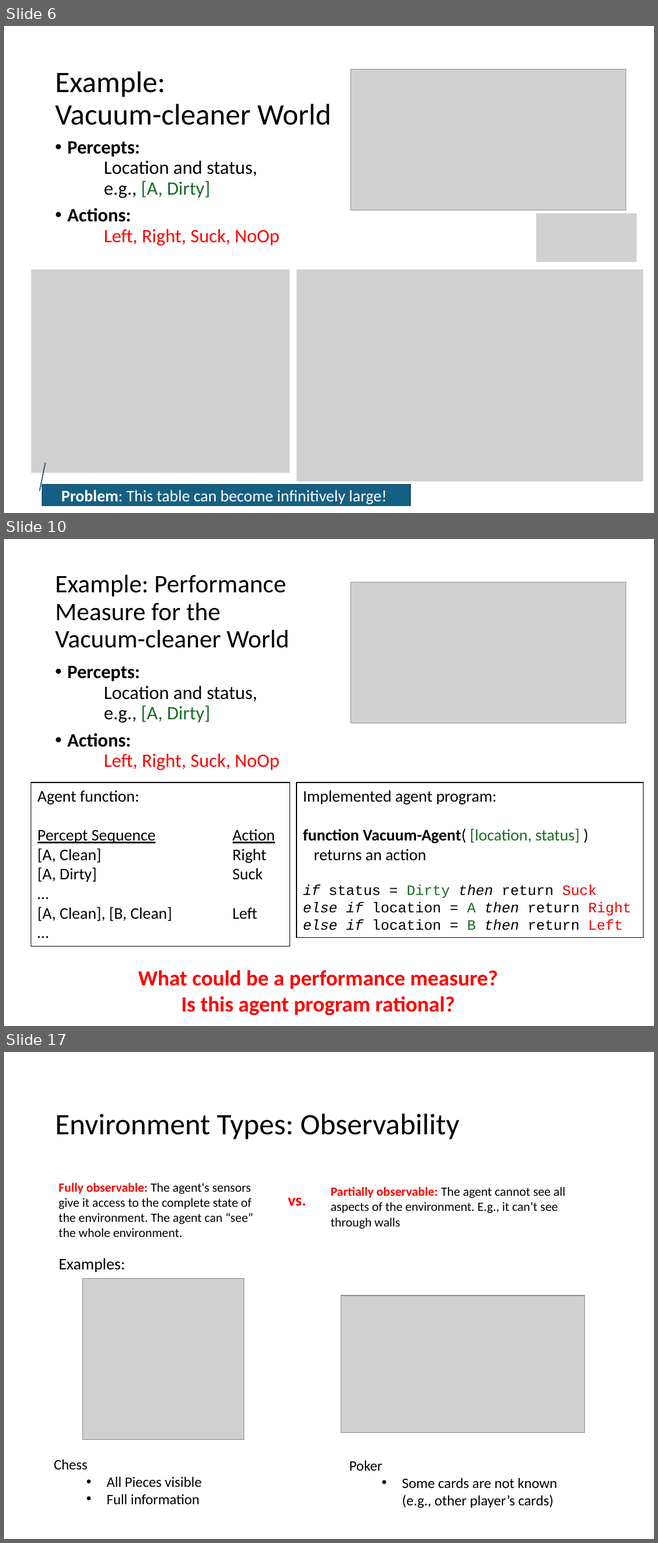
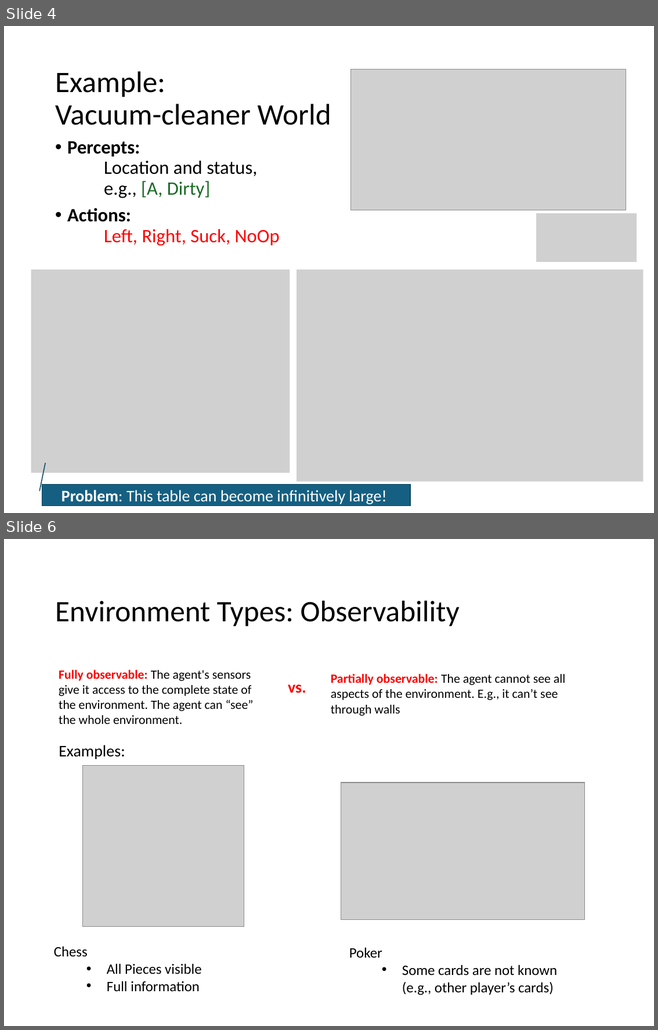
Before and after one commit to mhahsler/Introduction_to_Artificial_Intelligence, a slide deck: slides/discussion/02_agents_discussion.pptx. Shown one above the other, each under a label of ours: slides 6, 10 and 17 before the commit, slides 4 and 6 after it; the slides between them are not shown. The pictures are 658x1543 and 658x1030 pixels, drawn with LibreOffice and Linux fonts; fonts in the diff are those of the drawing; grey boxes stand for pictures. Boxes give left, top, right and bottom in pixels: in the first picture for what was removed or moved away, otherwise in the second. Text is boxed around its words. In the diff, an @@ line names an element or a change of style, - is before the commit and + after.

```diff
--- a/slides/discussion/02_agents_discussion.pptx
+++ b/slides/discussion/02_agents_discussion.pptx
@@ slide 10 removed at bbox=[4, 539, 654, 1026], background #FFFFFF @@
@@ title removed at bbox=[55, 574, 289, 648] @@
-Example: Performance Measure for the
-Vacuum-cleaner World
@@ picture removed at bbox=[350, 583, 625, 723] @@
@@ text removed at bbox=[67, 665, 280, 770] @@
-• Percepts:
-  Location and status,
-  e.g., [A, Dirty]
-• Actions:
-  Left, Right, Suck, NoOp
@@ rectangle removed at bbox=[31, 783, 290, 946] @@
-Agent function:
-Percept Sequence Action
-[A, Clean] Right
-[A, Dirty] Suck
-…
-[A, Clean], [B, Clean] Left
-…
@@ rectangle removed at bbox=[296, 783, 643, 938] @@
-Implemented agent program:
-function Vacuum-Agent( [location, status] )
-returns an action
-if status = Dirty then return Suck
-else if location = A then return Right
-else if location = B then return Left
@@ text removed at bbox=[138, 970, 498, 1016] @@
-What could be a performance measure?
-Is this agent program rational?
@@ what was slide 6 is now slide 4 @@
@@ what was slide 17 is now slide 6 @@
```
Also in this commit, not shown: 11 slides changed, 11 slides added, 30 other slides removed, 1 other file.
